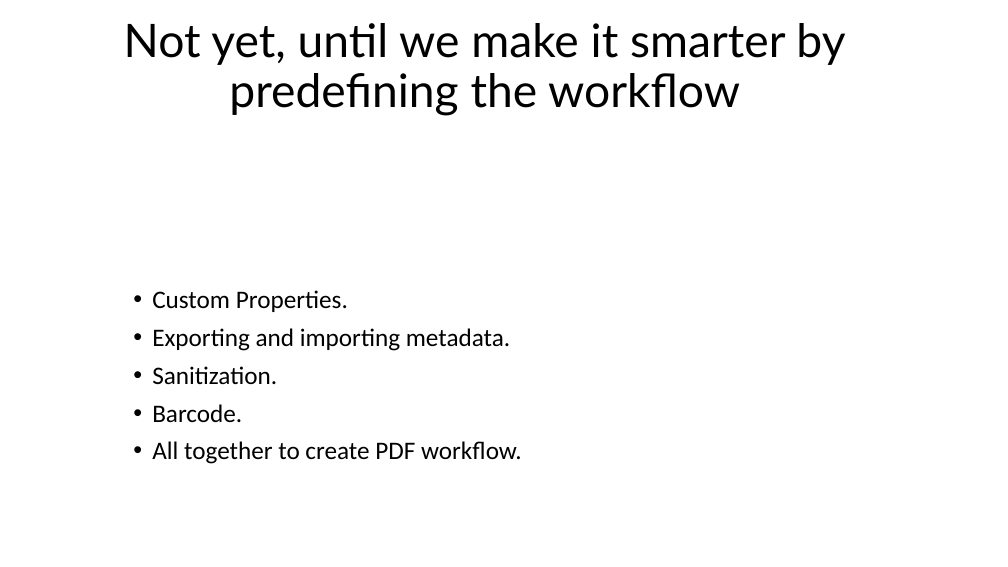
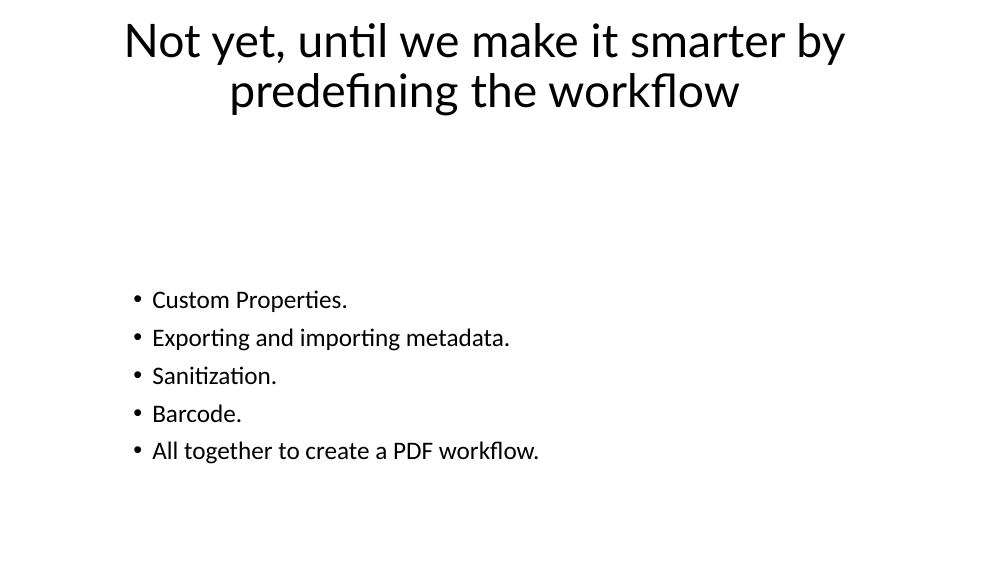
Before and after one commit to cfclick/CFSummit2016, a slide deck: slide 7 of powerpoint/SmartPDF/Don't Just PDF.pptx. Drawn at 1008x567 pixels with LibreOffice and Linux fonts; fonts in the diff are those of the drawing; background and template pictures are left out. Boxes give left, top, right and bottom in pixels: in the first picture for what was removed or moved away, otherwise in the second. Text is boxed around its words. In the diff, an @@ line names an element or a change of style, - is before the commit and + after.

```diff
--- a/powerpoint/SmartPDF/Don't Just PDF.pptx
+++ b/powerpoint/SmartPDF/Don't Just PDF.pptx
@@ text at <box>152,441,540,464</box>: text changed @@
-• All together to create PDF workflow.
+• All together to create a PDF workflow.
```
Also in this commit, not shown: 7 other slides changed, 1 other file.
